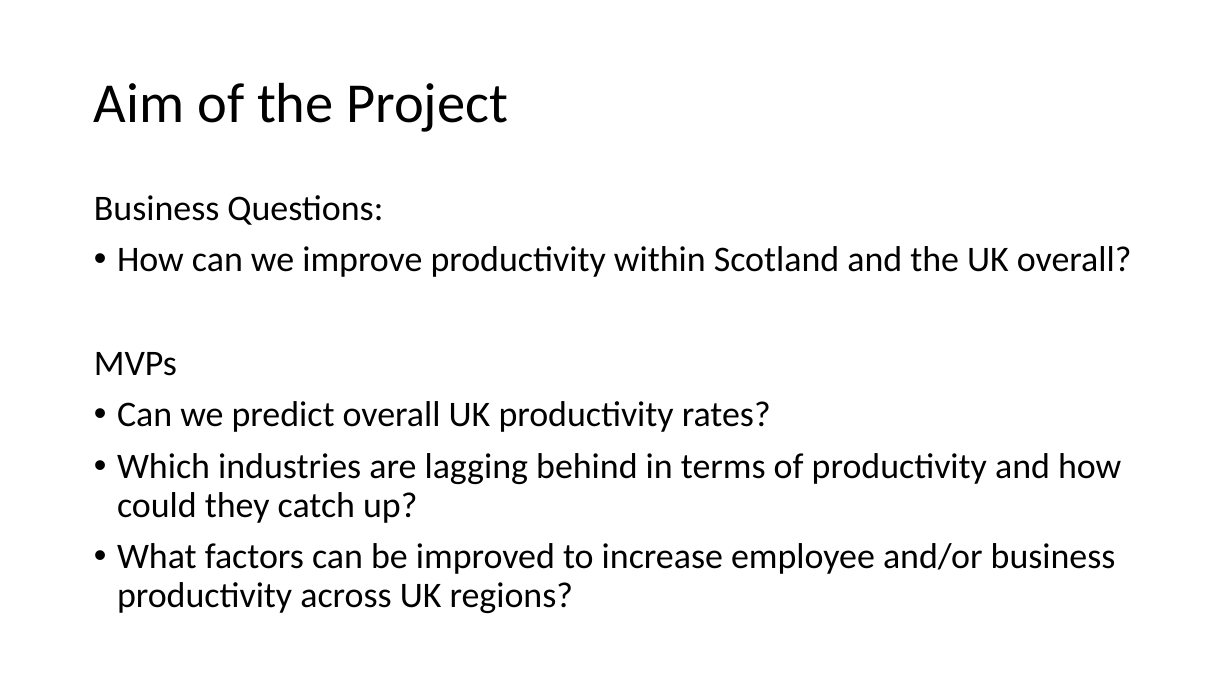
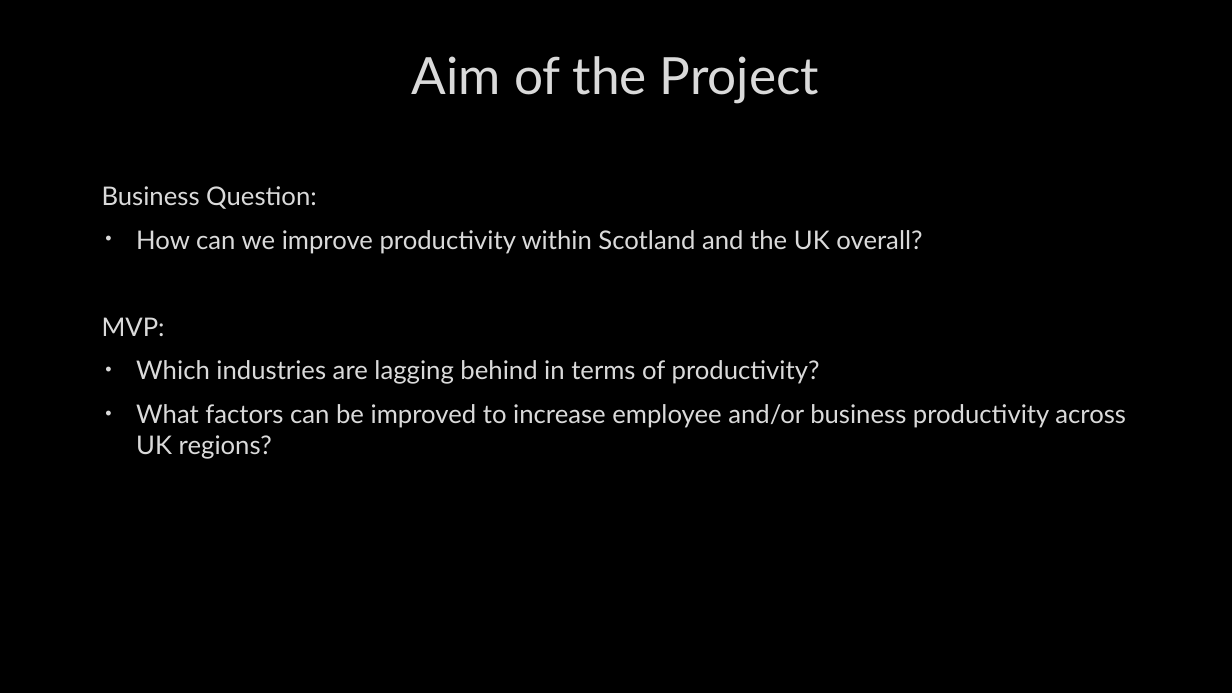
Before and after one commit to kanghinlee/Data-Projects, a slide deck: slide 6 of deloitte_productivity_project/presentation/New Microsoft PowerPoint Presentation.pptx (slide 2 before the commit). Drawn at 1232x693 pixels with LibreOffice and Linux fonts; fonts in the diff are those of the drawing; background and template pictures are left out. Boxes give left, top, right and bottom in pixels: in the first picture for what was removed or moved away, otherwise in the second. Text is boxed around its words. In the diff, an @@ line names an element or a change of style, - is before the commit and + after.

```diff
--- a/deloitte_productivity_project/presentation/New Microsoft PowerPoint Presentation.pptx
+++ b/deloitte_productivity_project/presentation/New Microsoft PowerPoint Presentation.pptx
@@ background #FFFFFF to picture (left out) @@
@@ title "Aim of the Project": place and size @@
-title "Aim of the Project" at box(94, 82, 508, 132)
+title "Aim of the Project" at box(412, 56, 819, 104)
@@ title "Aim of the Project" at box(412, 56, 819, 104): size 44 to 40 pt, font Calibri to Lato, text colour #000000 to #DADADA, letter outline none to #404040 0.75 pt; alignment left to centre; line spacing 0.9 to 1 @@
@@ text "Business Question:": place and size @@
-text "Business Question:" at box(94, 195, 1132, 613)
+text "Business Question:" at box(102, 186, 1126, 459)
@@ text at box(102, 186, 317, 209): text changed; size 28 to 20 pt; font Calibri to Lato; text colour #000000 to #DADADA @@
-Business Questions:
+Business Question:
@@ text at box(136, 230, 1126, 459): size 28 to 20 pt, font Calibri to Lato, text colour #000000 to #DADADA, letter outline none to #404040 0.75 pt in "How can we improve productivity within Scotland ...", "What factors can be improved to increase ..."; indent changed; line spacing 0.9 to 1 @@
@@ text at box(102, 317, 820, 384): text changed; size 28 to 20 pt; font Calibri to Lato; text colour #000000 to #DADADA @@
-MVPs
-• Can we predict overall UK productivity rates?
-• Which industries are lagging behind in terms of productivity and how could they catch up?
+MVP:
+• Which industries are lagging behind in terms of productivity?
```
Also in this commit, not shown: 15 slides added, 10 slides removed, 6 other files.
